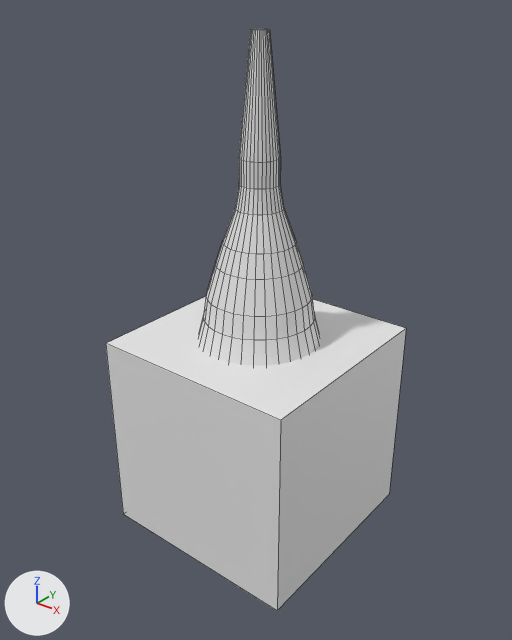
What one commit did to the FBX model Assets/Props/WineBottle3WIP.fbx.
Before and after are seen from a 50 mm camera at (3.68, -4.64, 4.03) aimed at (0.02, -0.07, 1.19). The lights are fixed; the arrows at lower left show +X, +Y and +Z. Mesh edges are drawn as thin lines. Where no turn or scale is listed for an object, it has been applied to the vertices.
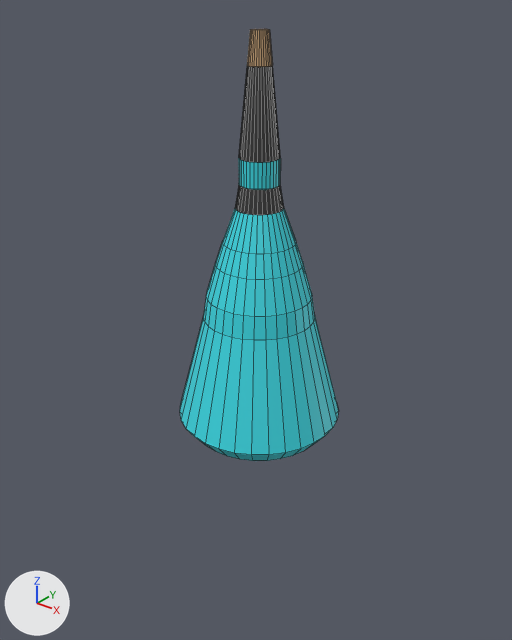
The newer file is also rescaled (x0.194) as a whole; pictures and numbers use the older file's frame.

Patch to the scene script:
```diff
--- a/Assets/Props/WineBottle3WIP.fbx.py
+++ b/Assets/Props/WineBottle3WIP.fbx.py
@@ mat_material @@
 mat_material = principled_material('Material')
-mat_material.base_color = (0.8, 0.8, 0.8)  # white #e7e7e7
+mat_material.base_color = (0.0425, 0.715, 0.8)  # cyan #3adce7
@@ mat_material_003 @@
+mat_material_003 = principled_material('Material.003')
+mat_material_003.base_color = (0.591, 0.371, 0.188)  # brown #caa478
@@ mat_material_002 @@
+mat_material_002 = principled_material('Material.002')
+mat_material_002.base_color = (0.0339, 0.0339, 0.0339)  # black #343434
@@ me_cylinder @@
 # used by ob_cylinder; location = (0.0, 0.0, 1.0)
-me_cylinder.from_pydata(...)  # 320 vertices, 290 faces; spans x -0.78..0.78, y -0.78..0.78, z -0.96..2.65
+me_cylinder.from_pydata(...)  # 352 vertices, 322 faces; spans x -0.78..0.78, y -0.78..0.78, z -0.96..2.65
+# me_cylinder part 1
+# 32 faces are deleted
+# 32 vertices are added at x -0.1..0.1, y -0.1..0.1, z 2.39
+# 32 new faces join them, mat_material_003 (brown #caa478)
+# 32 new faces join them, mat_material_002 (black #343434)
+# me_cylinder part 2: 32 faces spanning x -0.21..0.21, y -0.21..0.21, z 1.23..1.44 switch from no material to mat_material_002 (black #343434)
+# me_cylinder part 3: 225 faces spanning x -0.78..0.78, y -0.78..0.78, z -0.96..1.66 switch from no material to mat_material (cyan #3adce7)
+me_cylinder.materials.append(mat_material_003)  # brown #caa478
@@ ob_cube @@
-ob_cube = bpy.data.objects.new('Cube', me_cube)
-ob_cube.location = (0.0, 0.0, 0.0)
```

Pixel boxes (x1, y1, x2, y2) of what changed, in the pictures (512 x 640 px):
'Cube', deleted
    before: (106, 296, 406, 611)
'Cylinder', recoloured, reshaped (white to cyan)
    before: (198, 29, 320, 366)
    after: (180, 29, 338, 461)
part 1 of me_cylinder, built on
    both: (239, 30, 280, 163)
part 2 of me_cylinder, recoloured
    both: (235, 185, 284, 215)
part 3 of me_cylinder, recoloured (white to cyan)
    both: (198, 158, 320, 366)
